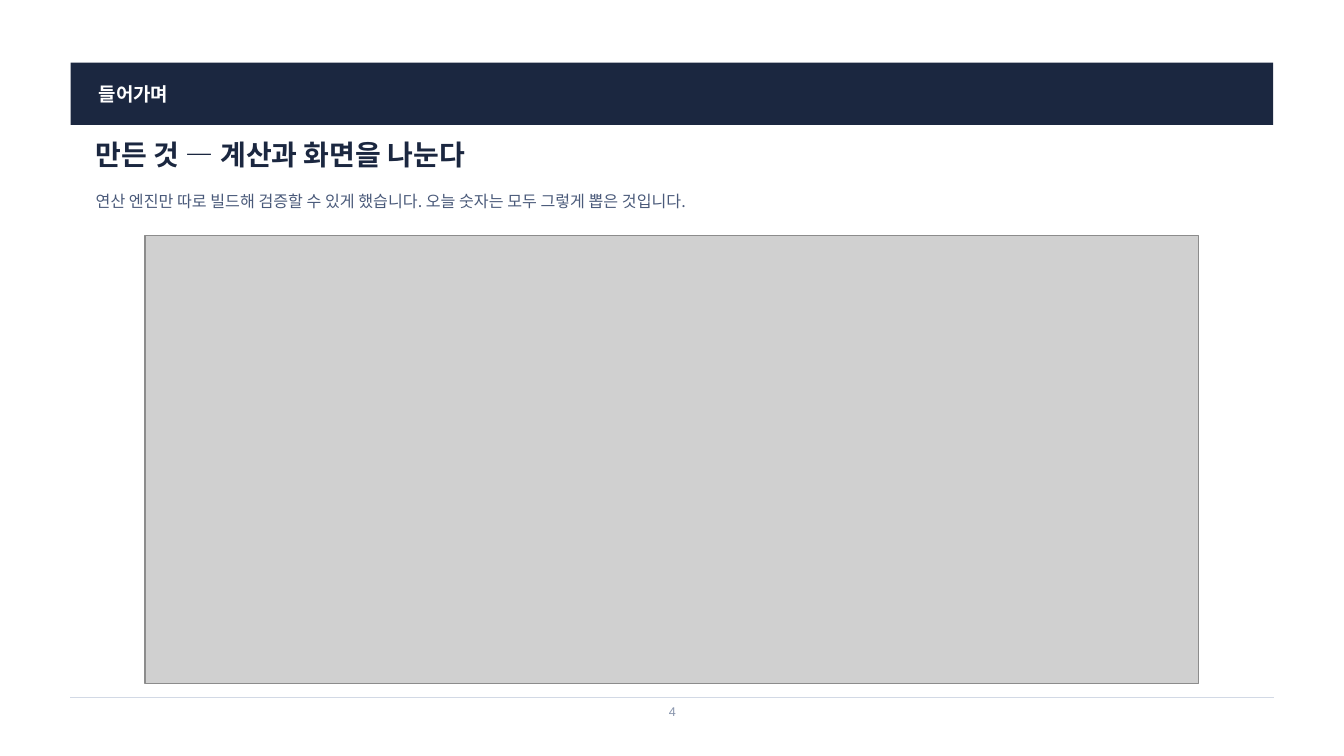
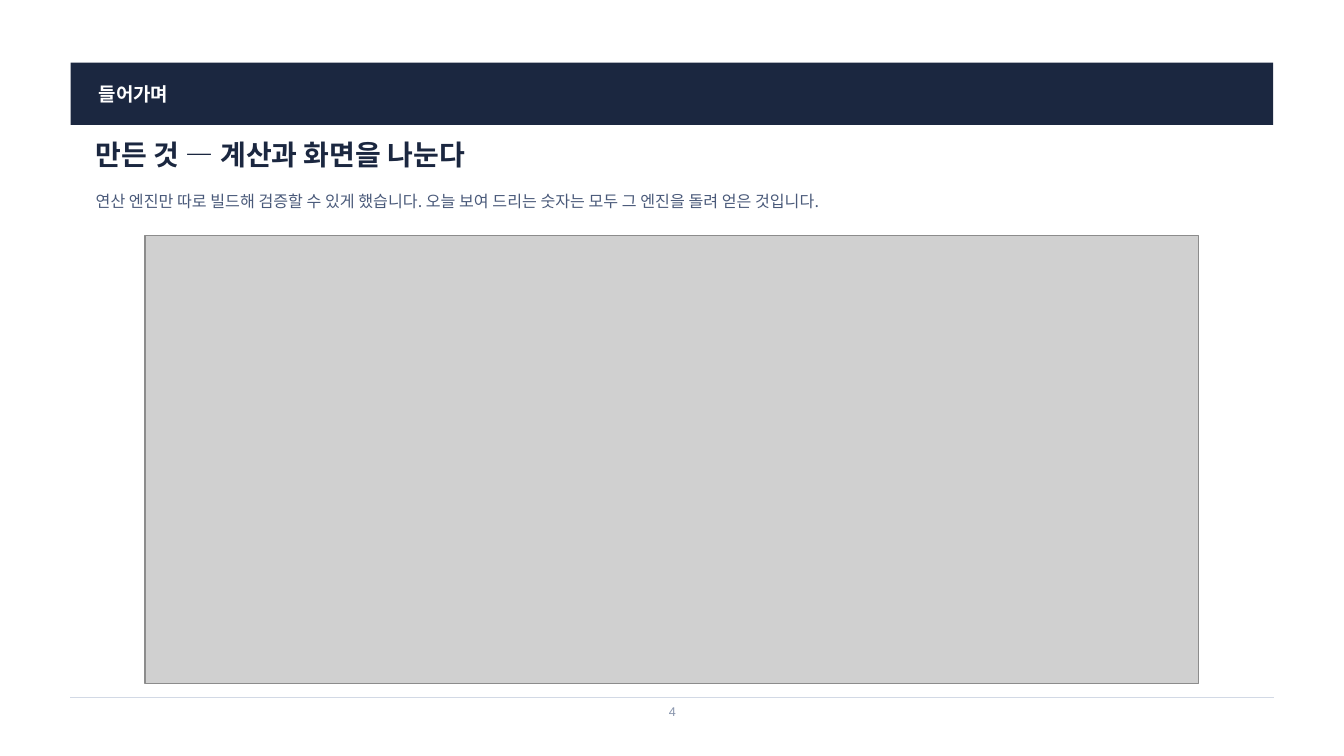
Before and after one commit to harley-hwan/radar-sw-study, a slide deck: slide 4 of Part3_TargetSim/ref/산출물/Chapter3_TargetSim.pptx. Drawn at 1344x756 pixels with LibreOffice and Linux fonts; fonts in the diff are those of the drawing; grey boxes stand for pictures. Boxes give left, top, right and bottom in pixels: in the first picture for what was removed or moved away, otherwise in the second. Text is boxed around its words. In the diff, an @@ line names an element or a change of style, - is before the commit and + after.

```diff
--- a/Part3_TargetSim/ref/산출물/Chapter3_TargetSim.pptx
+++ b/Part3_TargetSim/ref/산출물/Chapter3_TargetSim.pptx
@@ text at (96,193,819,209): text changed @@
-연산 엔진만 따로 빌드해 검증할 수 있게 했습니다. 오늘 숫자는 모두 그렇게 뽑은 것입니다.
+연산 엔진만 따로 빌드해 검증할 수 있게 했습니다. 오늘 보여 드리는 숫자는 모두 그 엔진을 돌려 얻은 것입니다.
```
Also in this commit, not shown: 12 other slides changed, 4 slides added, 6 slides removed, 25 other files.
